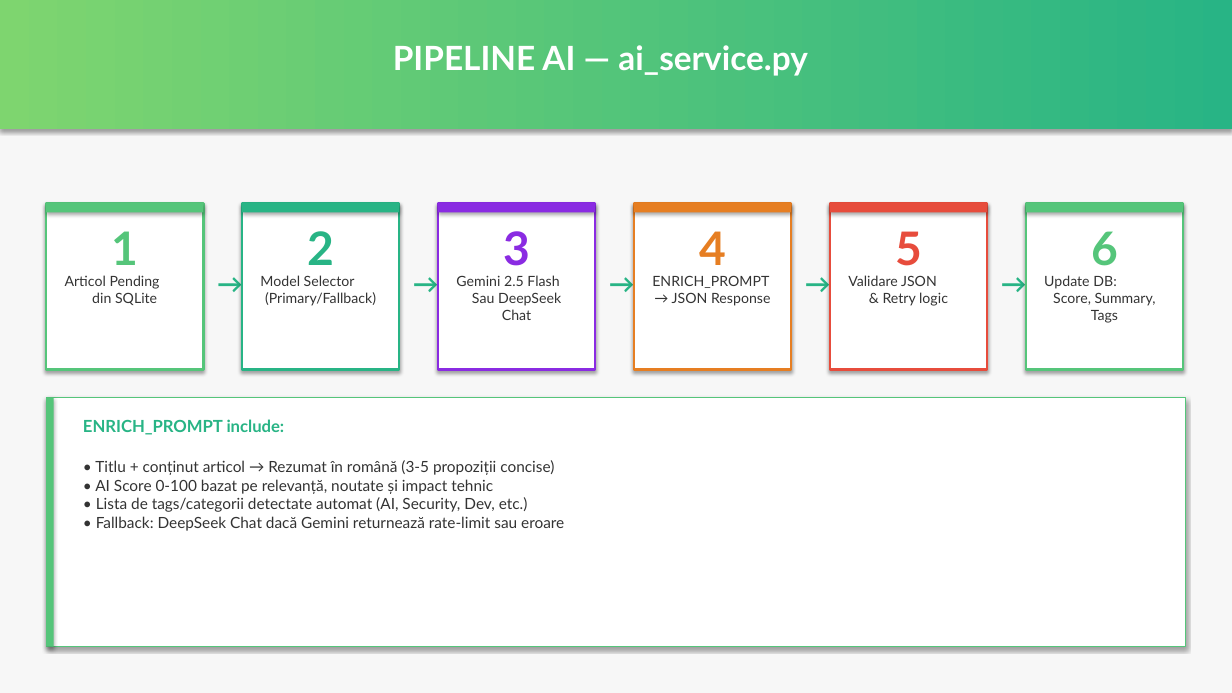
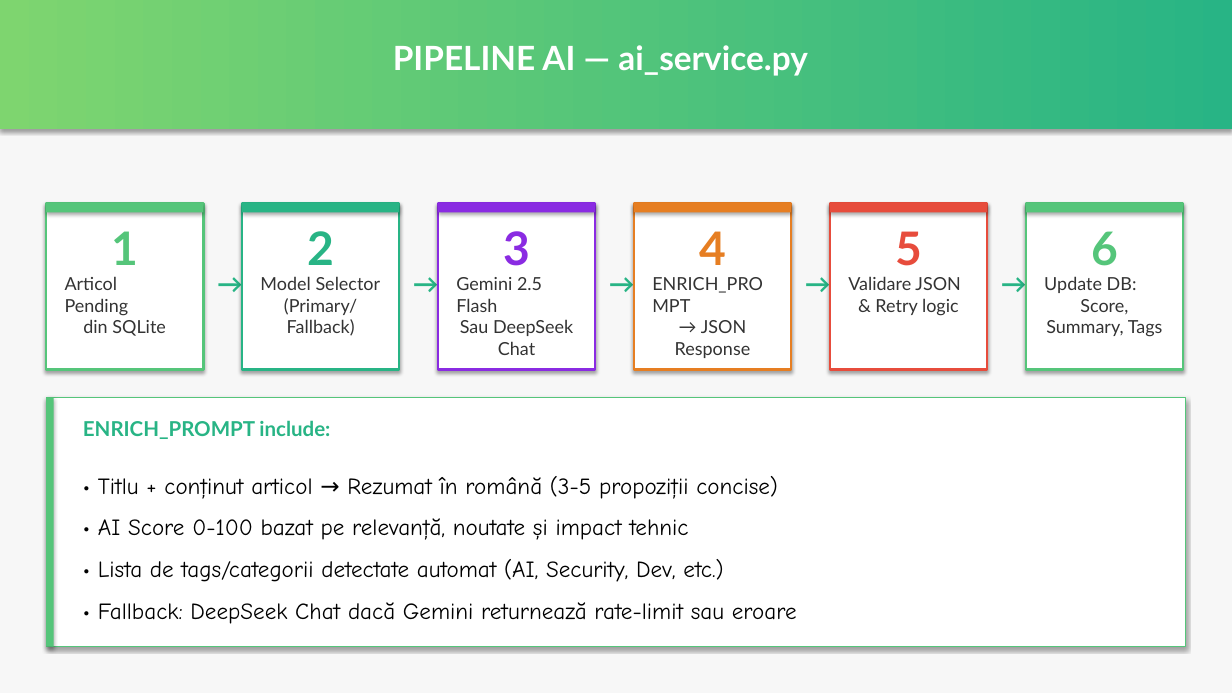
Before and after one commit to podut/data-agregate, a slide deck: slide 7 of DataAgregate_Presentation.pptx. Drawn at 1232x693 pixels with LibreOffice and Linux fonts; fonts in the diff are those of the drawing. Boxes give left, top, right and bottom in pixels: in the first picture for what was removed or moved away, otherwise in the second. Text is boxed around its words. In the diff, an @@ line names an element or a change of style, - is before the commit and + after.

```diff
--- a/DataAgregate_Presentation.pptx
+++ b/DataAgregate_Presentation.pptx
@@ size 11 to 14 pt in 6 elements at box(456, 277, 573, 355), box(652, 277, 763, 358), box(65, 276, 166, 336), box(260, 276, 381, 336), box(1044, 276, 1163, 337), box(848, 276, 960, 316) @@
@@ text "ENRICH_PROMPT include:" at box(83, 420, 330, 439): size 13 to 16 pt @@
@@ text "• Titlu + conținut articol ..." at box(98, 476, 797, 624): size 12 to 18 pt, font Lato to Comic Neue, text colour #333333 to #000000; line spacing 1 to 1.5 @@
```
Also in this commit, not shown: 12 other slides changed.
